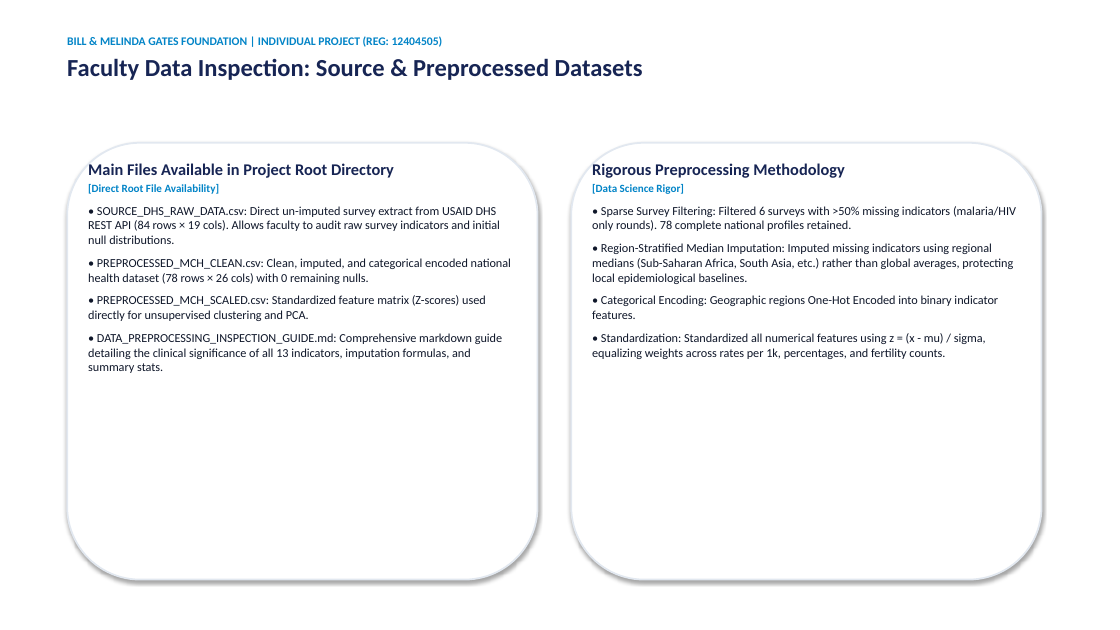
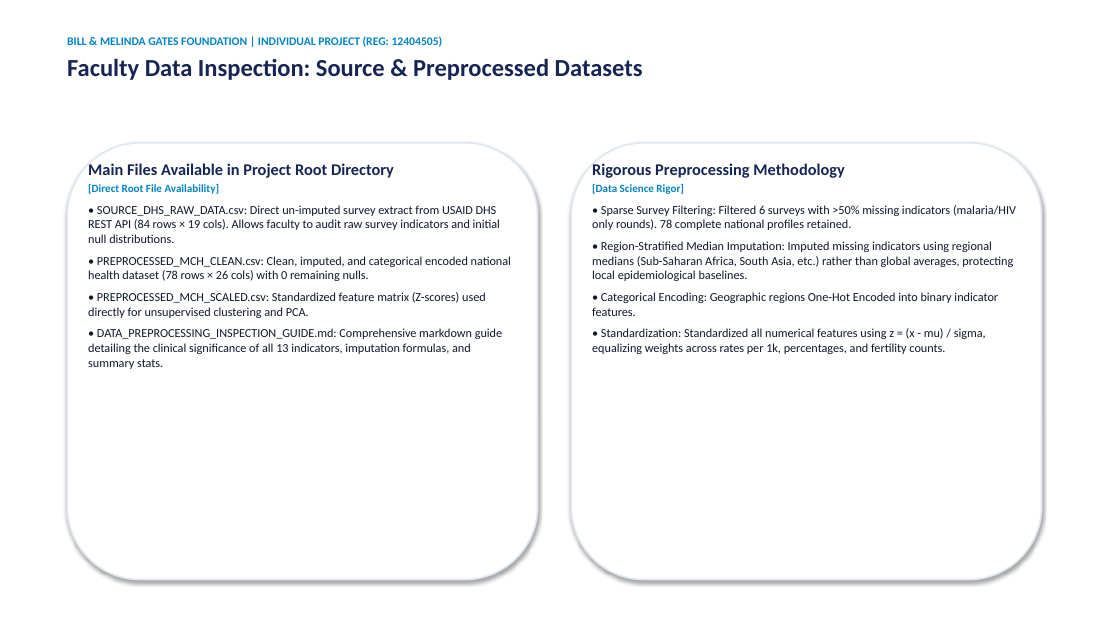
Before and after one commit to Mayank0053/Country-Maternal-Child-Health-Profile-Segmentation-Dashboard--, a slide deck: slide 4 of Country_MCH_Segmentation_Presentation.pptx. Drawn at 1120x630 pixels with LibreOffice and Linux fonts; fonts in the diff are those of the drawing. Boxes give left, top, right and bottom in pixels: in the first picture for what was removed or moved away, otherwise in the second. Text is boxed around its words. In the diff, an @@ line names an element or a change of style, - is before the commit and + after.

Commit message:
docs: add 16-slide presentation with faculty changes, Mayank Chawla sign-off block, and updated report

```diff
--- a/Country_MCH_Segmentation_Presentation.pptx
+++ b/Country_MCH_Segmentation_Presentation.pptx
@@ text at bbox=[88, 205, 511, 369]: less space between paragraphs @@
@@ text at bbox=[592, 205, 1016, 354]: less space between paragraphs @@
```
Also in this commit, not shown: 12 other slides changed, 2 slides added, 5 other files.
